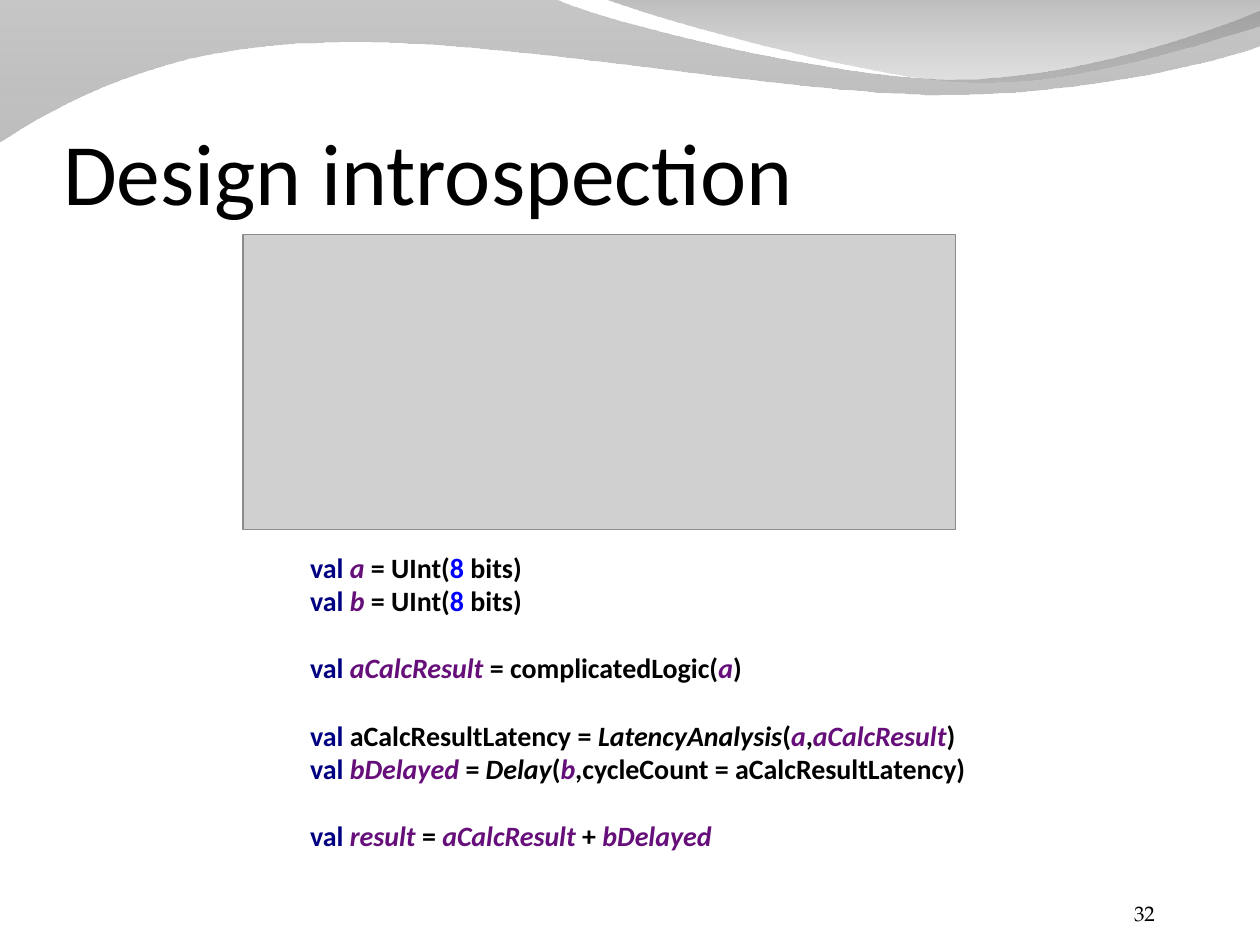
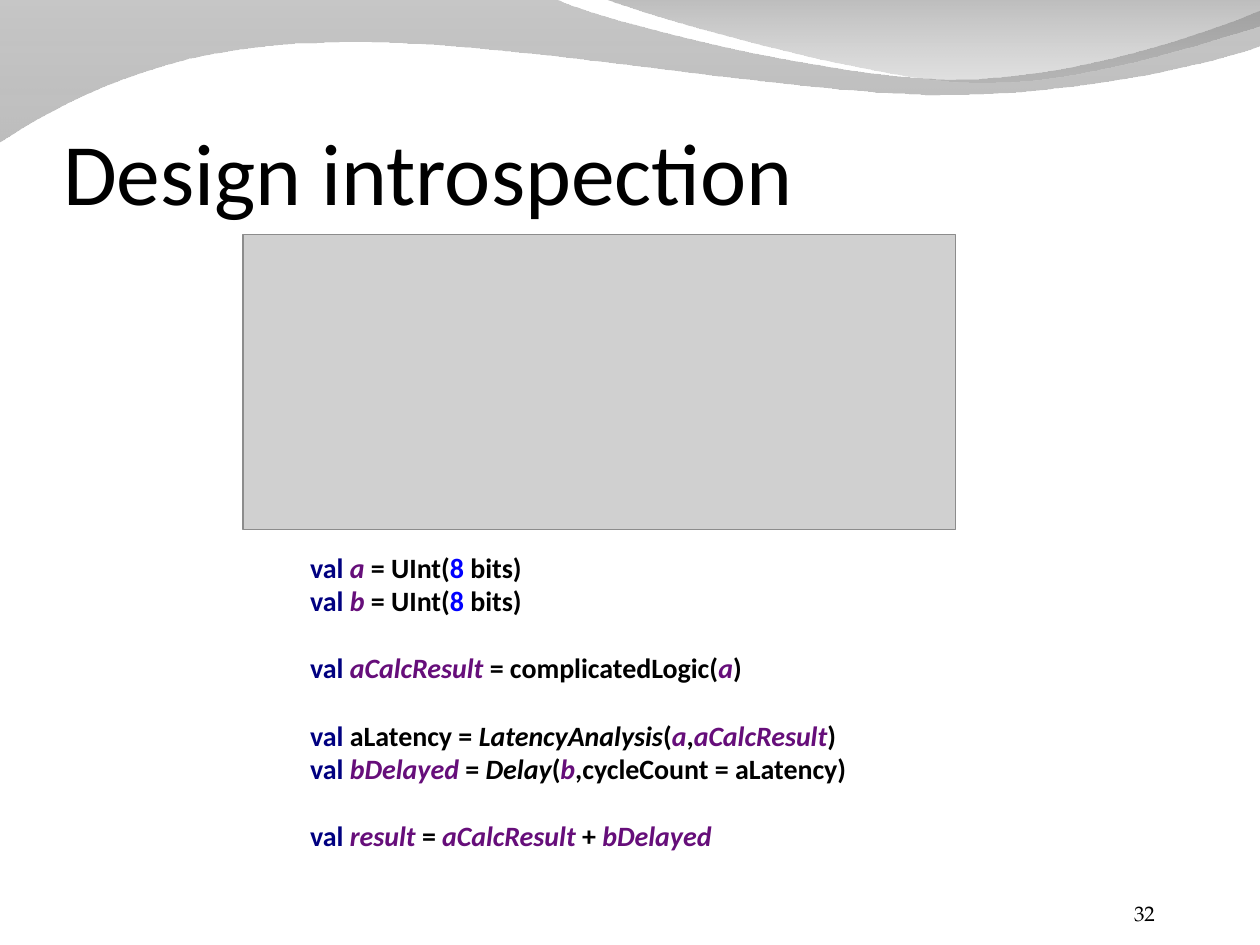
Before and after one commit to SpinalHDL/SpinalDoc, a slide deck: slide 32 of presentation/en/presentation.odp. Drawn at 1260x945 pixels with LibreOffice and Linux fonts; fonts in the diff are those of the drawing; grey boxes stand for pictures; background and template pictures are left out. Boxes give left, top, right and bottom in pixels: in the first picture for what was removed or moved away, otherwise in the second. Text is boxed around its words. In the diff, an @@ line names an element or a change of style, - is before the commit and + after.

```diff
--- a/presentation/en/presentation.odp
+++ b/presentation/en/presentation.odp
@@ text at (310,557,846,851): text changed @@
-val a = UInt(8 bits)
-val b = UInt(8 bits)
-val aCalcResult = complicatedLogic(a)
-val aCalcResultLatency = LatencyAnalysis(a,aCalcResult)
-val bDelayed = Delay(b,cycleCount = aCalcResultLatency)
-val result = aCalcResult + bDelayed
+val a = UInt(8 bits)
+val b = UInt(8 bits)
+val aCalcResult = complicatedLogic(a)
+val aLatency = LatencyAnalysis(a,aCalcResult)
+val bDelayed = Delay(b,cycleCount = aLatency)
+val result = aCalcResult + bDelayed
```
Also in this commit, not shown: 4 other slides changed, 6 other files.
